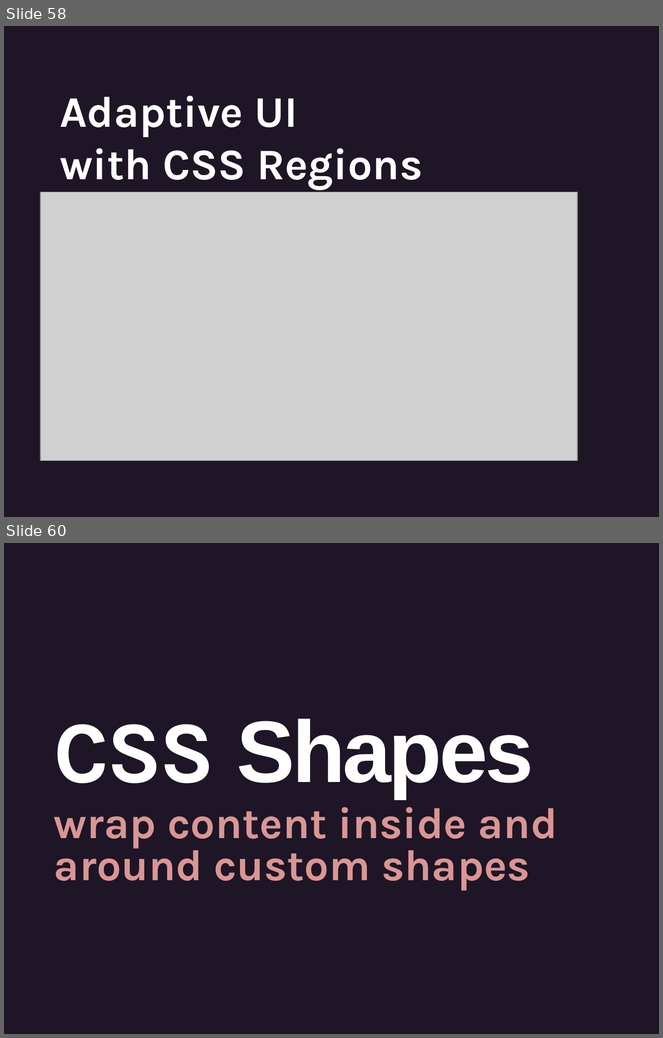
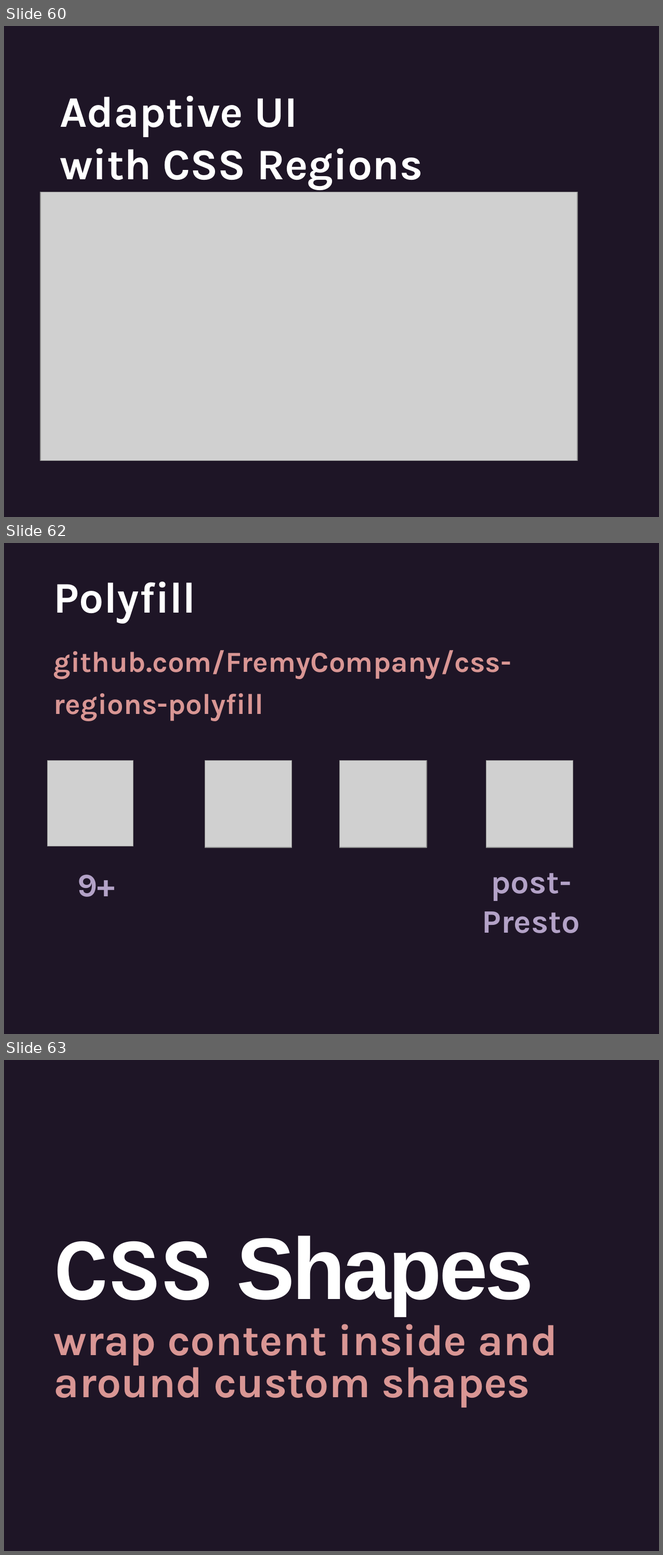
Before and after one commit to oslego/css-layout-workshop-march2014, a slide deck: slides.pptx. Shown one above the other, each under a label of ours: slides 58 and 60 before the commit, slides 60, 62 and 63 after it; the slides between them are not shown. The pictures are 663x1038 and 663x1555 pixels, drawn with LibreOffice and Linux fonts; fonts in the diff are those of the drawing; grey boxes stand for pictures. Boxes give left, top, right and bottom in pixels: in the first picture for what was removed or moved away, otherwise in the second. Text is boxed around its words. In the diff, an @@ line names an element or a change of style, - is before the commit and + after.

```diff
--- a/slides.pptx
+++ b/slides.pptx
@@ slide 62 added at <box>4,543,659,1034</box>, background #1E1526 @@
@@ text added at <box>54,581,196,623</box>, 48 pt, text #FFFFFF, bold @@
+Polyfill
@@ text added at <box>54,650,512,721</box>, 32 pt, text #D99694, bold @@
+github.com/FremyCompany/css-regions-polyfill
@@ picture added at <box>47,760,133,846</box> @@
@@ picture added at <box>205,760,292,848</box> @@
@@ picture added at <box>339,760,427,848</box> @@
@@ picture added at <box>486,760,573,848</box> @@
@@ text added at <box>78,875,115,897</box>, 36 pt, text #B3A2C7, bold @@
+9+
@@ text added at <box>482,873,580,934</box>, 36 pt, text #B3A2C7, bold @@
+post-Presto
@@ what was slide 58 is now slide 60 @@
@@ what was slide 60 is now slide 63 @@
```
Also in this commit, not shown: 2 slides changed, 2 other slides added, 1 other file.
